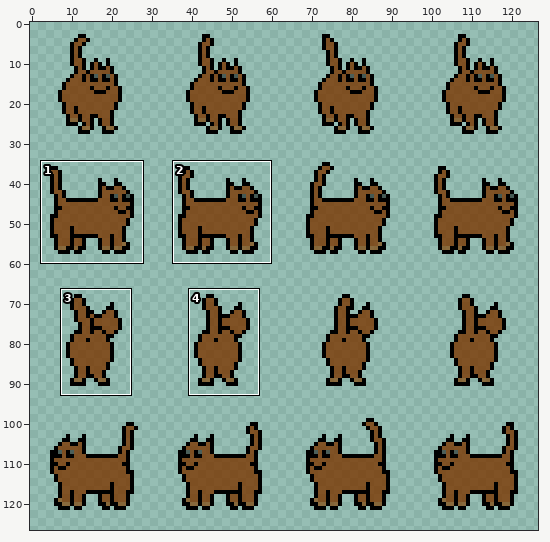
Two versions of one sprite sheet, android/assets/Sprites/catSprite.png. The picture above shows the old version from afar; the outline marks the close-up.
Close-up. Before:
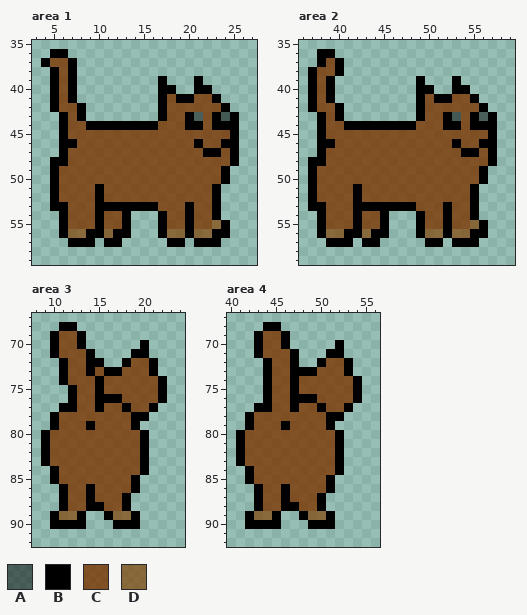
The file is 128x128 pixels. Pixels under 10% opacity are left out. Shown: area 1: x 3..27, y 35..59; area 2: x 36..59, y 35..59; area 3: x 8..24, y 67..92; area 4: x 40..56, y 67..92. The wide view leaves out empty margins. The commit also changed other parts of the picture, which this record leaves out.
Palette (. is transparent): A #00000080  B #000000  C #7a3600cb  D #823f00a9
Pixels before, area 1, first column x 4:
36 .BB...................
37 BCCB..................
38 .BCB..................
39 .BCB.........B...B....
40 .BCB.........BB..BB...
41 .BCB.........BCBBCCB..
42 .BCCB........BCCCCCCB.
43 ..BCB........BCCBACBAB
44 ..BCCBBBBBBBBCCCBBCBBB
45 ..BCCCCCCCCCCCCCCCCCCB
46 ..BBCCCCCCCCCCCCCBCCBB
47 ..BCCCCCCCCCCCCCCCBBCB
48 .BBCCCCCCCCCCCCCCCCCCB
49 .BCCCCCCCCCCCCCCCCCCB.
50 .BCCCCCCCCCCCCCCCCCCB.
51 .BCCCCBCCCCCCCCCCCCB..
52 .BCCCCBCCCCCCCCCCCCB..
53 .BBCCCBBBBBBBCCCBCCB..
54 ..BCCCBCCB...BCCBCCB..
55 ..BCCCBCCB...BCCBCCDB.
56 ..BDDBBDBB...BDDBDDBB.
57 ...BBB.BB.....BB.BBB..
Pixels before, area 2, first column x 37:
36 .BB..................
37 .BCB.................
38 BCCB.................
39 BCB.........B...B....
40 BCB.........BB..BB...
41 BCB.........BCBBCCB..
42 BCCB........BCCCCCCB.
43 .BCB........BCCBACBAB
44 .BCCBBBBBBBBCCCBBCBBB
45 .BCCCCCCCCCCCCCCCCCCB
46 .BBCCCCCCCCCCCCCBCCBB
47 .BCCCCCCCCCCCCCCCBBCB
48 BBCCCCCCCCCCCCCCCCCCB
49 BCCCCCCCCCCCCCCCCCCB.
50 BCCCCCCCCCCCCCCCCCCB.
51 BCCCCBCCCCCCCCCCCCB..
52 BCCCCBCCCCCCCCCCCCB..
53 BBCCCBBBBBBBCCCBCCB..
54 .BCCCBCCB...BCCBCCB..
55 .BCCCBCCB...BCCBCCDB.
56 .BDDBBDBB...BDDBDDBB.
57 ..BBB.BB.....BB.BBB..
Pixels before, area 3, first column x 9:
68 ..BB..........
69 .BCCB.........
70 .BCCB......B..
71 .BCCCB....BB..
72 ..BCCBB..BCCB.
73 ..BCCBCBBCCCB.
74 ..BCCCBCCCCCCB
75 ...BCCBCCCCCCB
76 ...BCCBBBCCCCB
77 ..BBCCBCCBCCB.
78 .BCCCCCCCCBB..
79 .BCCCBCCCCB...
80 BCCCCCCCCCCB..
81 BCCCCCCCCCCB..
82 BCCCCCCCCCCB..
83 BCCCCCCCCCCB..
84 .BCCCCCCCCCB..
85 .BCCCCCCCCB...
86 ..BCCBCCCCB...
87 ..BCCBCCCB....
88 ..BCCBBCCB....
89 .BDDB..BDDB...
90 .BBBB...BBB...
Pixels before, area 4, first column x 41:
68 ...BB.........
69 ..BCCB........
70 ..BCCB.....B..
71 ..BCCCB...BB..
72 ...BCCB..BCCB.
73 ...BCCBBBCCCB.
74 ...BCCBCCCCCCB
75 ...BCCBCCCCCCB
76 ...BCCBBBCCCCB
77 ..BBCCBCCBCCB.
78 .BCCCCCCCCBB..
79 .BCCCBCCCCB...
80 BCCCCCCCCCCB..
81 BCCCCCCCCCCB..
82 BCCCCCCCCCCB..
83 BCCCCCCCCCCB..
84 .BCCCCCCCCCB..
85 .BCCCCCCCCB...
86 ..BCCBCCCCB...
87 ..BCCBCCCB....
88 ..BCCBBCCB....
89 .BDDB..BDDB...
90 .BBBB...BBB...
Once edited:
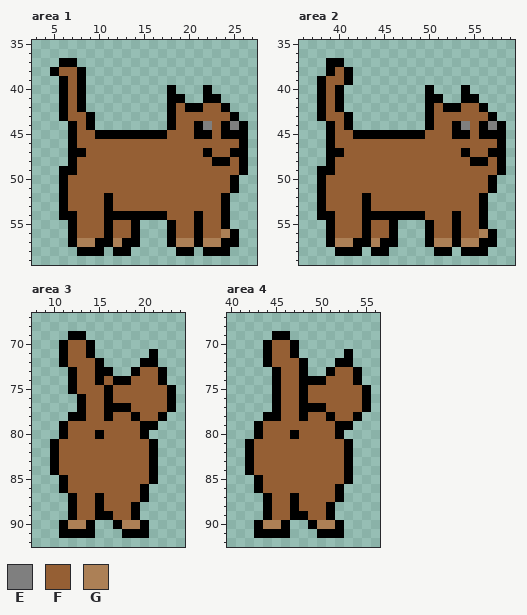
Colours new in this view: E #7f7f7f  F #955f34  G #ac8056
Change:
Changed rows in their new state; - is an unchanged pixel.
Area 1:
first column x 4:
36 -..--------------------
37 ..B--------------------
38 --FFB------------------
39 -.BFB--------.---.-----
40 -.BFB--------.---.-----
41 -.BFB--------.B-..B----
42 -.BF---------.BFBBFF---
43 ---FFB-------.BFFFFFF--
44 --.BF-........BFF-EF-EB
45 --.BFFBBBBBBBBFFFBBFB-B
46 --.-FFFFFFFFFFFFFFFFFFB
47 --.BBFFFFFFFFFFFFF-FF-B
48 -..BFFFFFFFFFFFFFFFBBFB
49 -.BBFFFFFFFFFFFFFFFFFFB
50 -.BFFFFFFFFFFFFFFFFFFB-
51 -.BFFFFFFFFFFFFFFFFFFB-
52 -.BFFFFBFFFFFFFFFFFFB--
53 -.-FFFF-FFFFFFFFFFFFB--
54 ---BFFFBB-BBB-FFFBFFB--
55 --.BFFFBFFB--.BFFBFF---
56 --.BFFFBFFB--.BFFBFFGB-
57 ----GGB-GBB----GG-GGBB-
58 ----BBB-BB-----BB-BBB--
Area 2:
first column x 37:
36 -..-------------------
37 -.B-------------------
38 ..BFB-----------------
39 .BFFB-------.---.-----
40 .BFB--------.---.-----
41 .BFB--------.B-..B----
42 .BF---------.BFBBFF---
43 --FFB-------.BFFFFFF--
44 -.BF-........BFF-EF-EB
45 -.BFFBBBBBBBBFFFBBFB-B
46 -.-FFFFFFFFFFFFFFFFFFB
47 -.BBFFFFFFFFFFFFF-FF-B
48 ..BFFFFFFFFFFFFFFFBBFB
49 .BBFFFFFFFFFFFFFFFFFFB
50 .BFFFFFFFFFFFFFFFFFFB-
51 .BFFFFFFFFFFFFFFFFFFB-
52 .BFFFFBFFFFFFFFFFFFB--
53 .-FFFF-FFFFFFFFFFFFB--
54 --BFFFBB-BBB-FFFBFFB--
55 -.BFFFBFFB--.BFFBFF---
56 -.BFFFBFFB--.BFFBFFGB-
57 ---GGB-GBB----GG-GGBB-
58 ---BBB-BB-----BB-BBB--
Area 3:
first column x 9:
68 --..-----------
69 -..B-----------
70 -.BFFB-----.---
71 -.BFF-----..B--
72 ---FFF---..B---
73 --.BFFB-..BFFB-
74 --.BFF-FBBFFF--
75 ----FFFBFFFFFFB
76 ---.BFF-FFFFFFB
77 --..BFFBB-FFFFB
78 -..BBFFBFF-FFB-
79 -.BFFFFFFFFBB--
80 ..BFFFBFFFF----
81 .BFFFFFFFFFFB--
82 .BFFFFFFFFFFB--
83 .BFFFFFFFFFFB--
84 --FFFFFFFFFFB--
85 -.BFFFFFFFFFB--
86 ---FFFFFFFFB---
87 --.BFFBFFFFB---
88 --.BFF-FFFB----
89 -..BFFB-FF-----
90 -.-GGB---GGB---
91 --BBBB---BBB---
Area 4:
first column x 41:
68 ---..----------
69 --..B----------
70 --.BFFB----.---
71 --.BFF----..B--
72 ----FFFB-..B---
73 ---.BFF-..BFFB-
74 ---.BFFBBBFFF--
75 ---.BFFBFFFFFFB
76 ---.BFF-FFFFFFB
77 --..BFFBB-FFFFB
78 -..BBFFBFF-FFB-
79 -.BFFFFFFFFBB--
80 ..BFFFBFFFF----
81 .BFFFFFFFFFFB--
82 .BFFFFFFFFFFB--
83 .BFFFFFFFFFFB--
84 --FFFFFFFFFFB--
85 -.BFFFFFFFFFB--
86 ---FFFFFFFFB---
87 --.BFFBFFFFB---
88 --.BFF-FFFB----
89 -..BFFB-FF-----
90 -.-GGB---GGB---
91 --BBBB---BBB---
Changed places in both close-ups, as pixel boxes (x1, y1, x2, y2):
changed: (41, 49, 248, 256)
changed: (308, 49, 506, 256)
changed: (41, 322, 176, 538)
changed: (236, 322, 371, 538)
